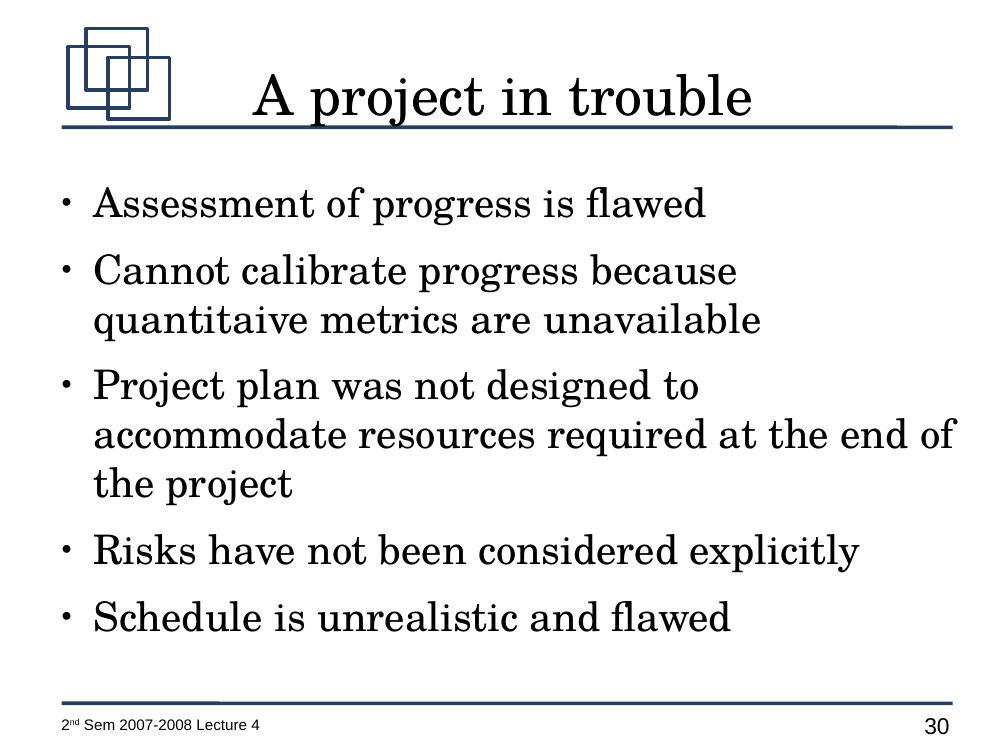
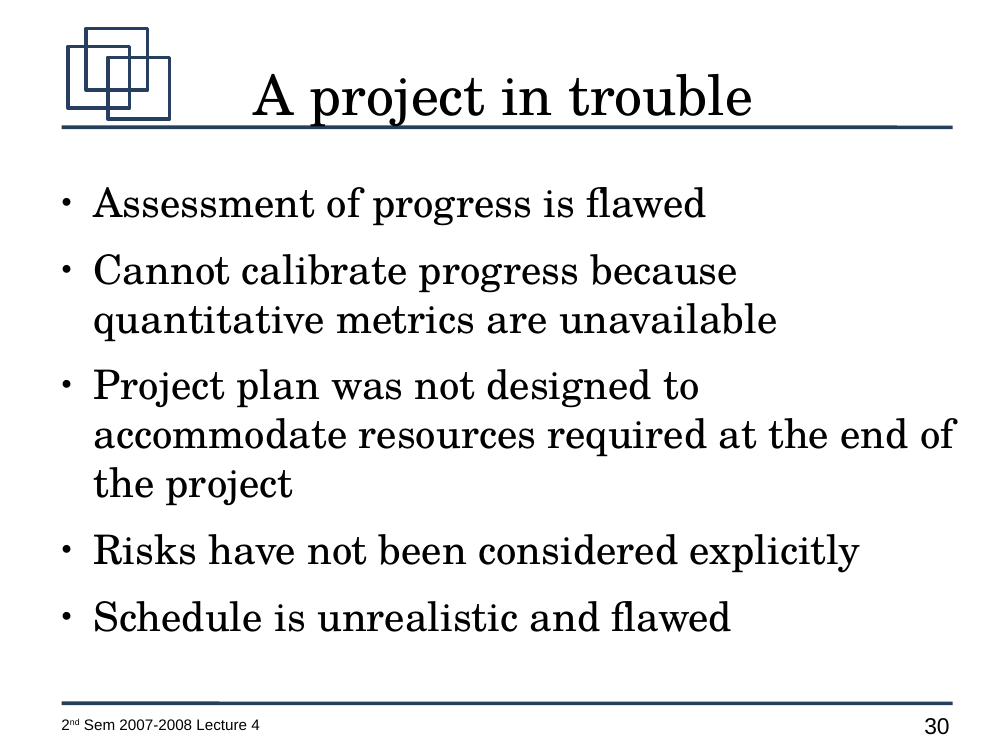
Before and after one commit to jachermocilla/jach-homepage, a slide deck: slide 30 of CMSC128-2nd-Sem-2007-L4.odp. Drawn at 1008x756 pixels with LibreOffice and Linux fonts; fonts in the diff are those of the drawing. Boxes give left, top, right and bottom in pixels: in the first picture for what was removed or moved away, otherwise in the second. Text is boxed around its words. In the diff, an @@ line names an element or a change of style, - is before the commit and + after.

```diff
--- a/CMSC128-2nd-Sem-2007-L4.odp
+++ b/CMSC128-2nd-Sem-2007-L4.odp
@@ text at [94, 254, 777, 342]: text changed @@
-● Cannot calibrate progress because quantitaive metrics are unavailable
+● Cannot calibrate progress because quantitative metrics are unavailable
```
